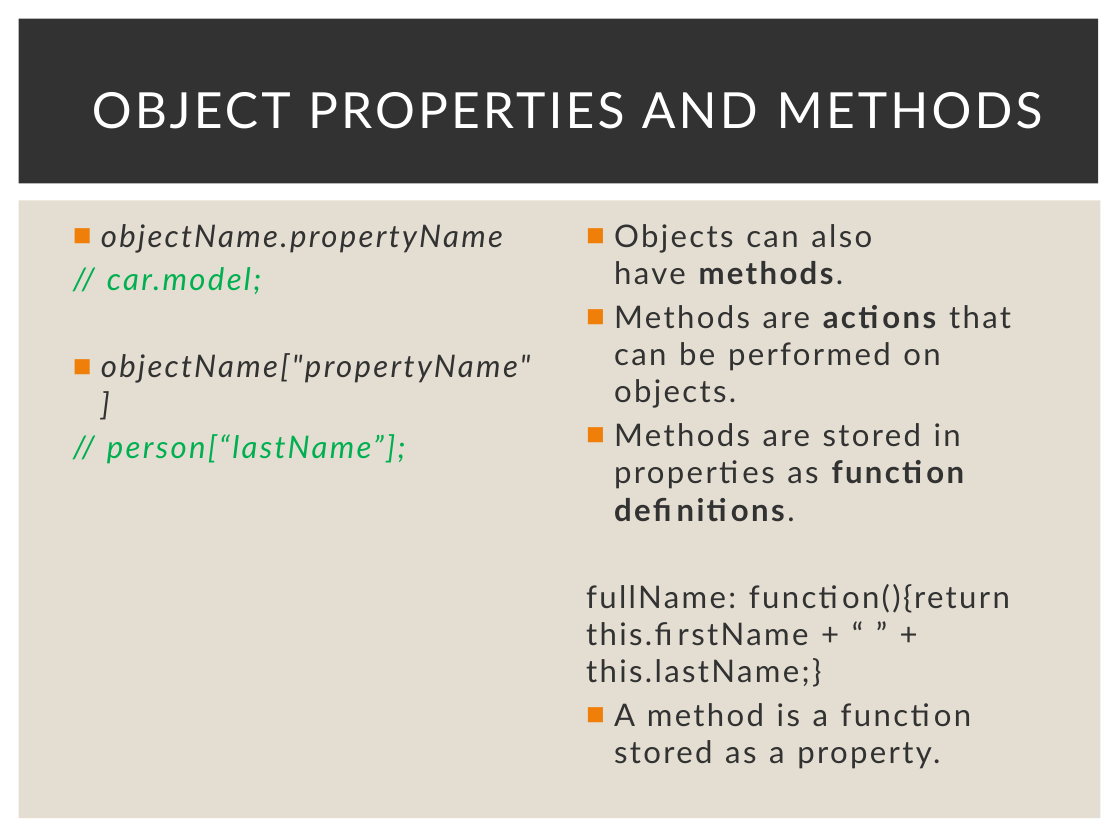
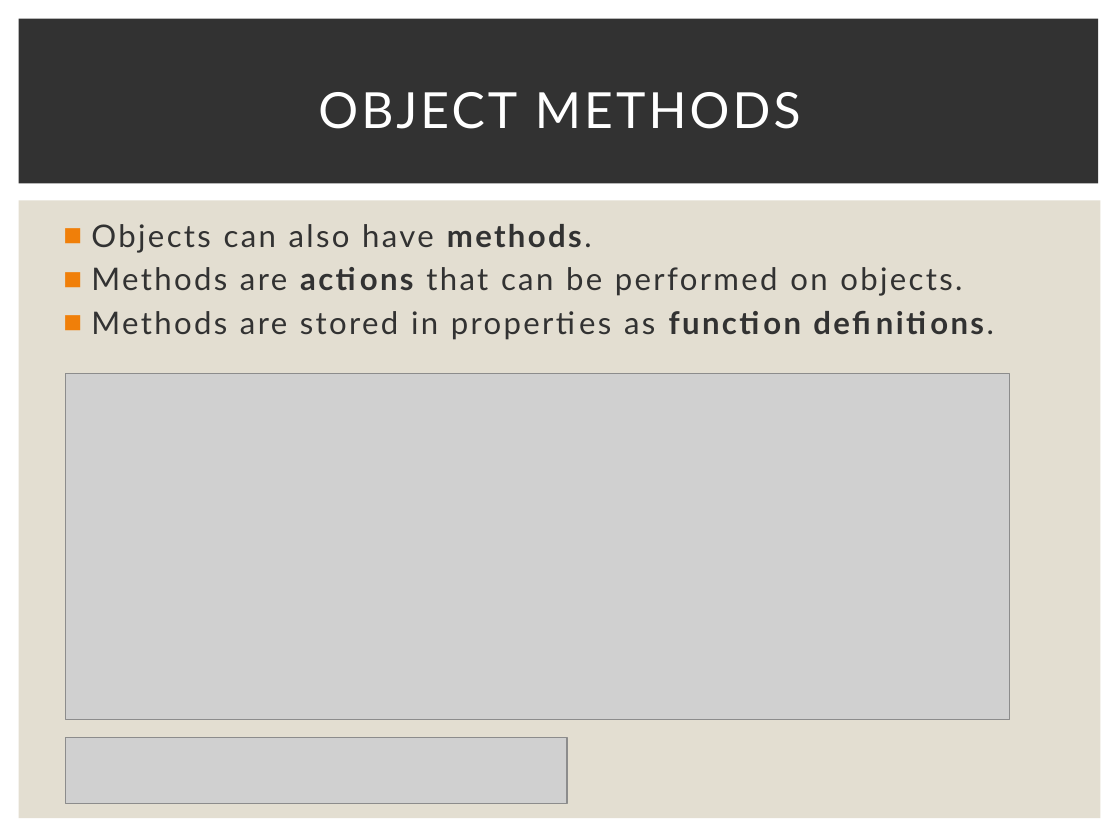
Before and after one commit to Karamihova/Fundamentals-JS, a slide deck: slide 37 of Programming Prep.pptx (slide 34 before the commit). Drawn at 1120x840 pixels with LibreOffice and Linux fonts; fonts in the diff are those of the drawing; grey boxes stand for pictures. Boxes give left, top, right and bottom in pixels: in the first picture for what was removed or moved away, otherwise in the second. Text is boxed around its words. In the diff, an @@ line names an element or a change of style, - is before the commit and + after.

Commit message:
Study JS objects

```diff
--- a/Programming Prep.pptx
+++ b/Programming Prep.pptx
@@ title at (318,92,801,129): text changed @@
-OBJECT PROPERTIES AND METHODS
+OBJECT METHODS
@@ text "Objects can also have methods.": place and size @@
-text "Objects can also have methods." at (586,224,1011,769)
+text "Objects can also have methods." at (91,224,962,335)
@@ text removed at (101,224,531,464) @@
-■ objectName.propertyName
-// car.model;
-■ objectName["propertyName"]
-// person[“lastName”];
@@ picture added at (65,373,1009,719) @@
@@ text at (586,584,1010,769): paragraphs removed @@
-fullName: function(){return this.firstName + “ ” + this.lastName;}
-■ A method is a function stored as a property.
@@ picture added at (65,737,567,803) @@
```
Also in this commit, not shown: 4 other slides changed, 6 slides added, 1 other file.
